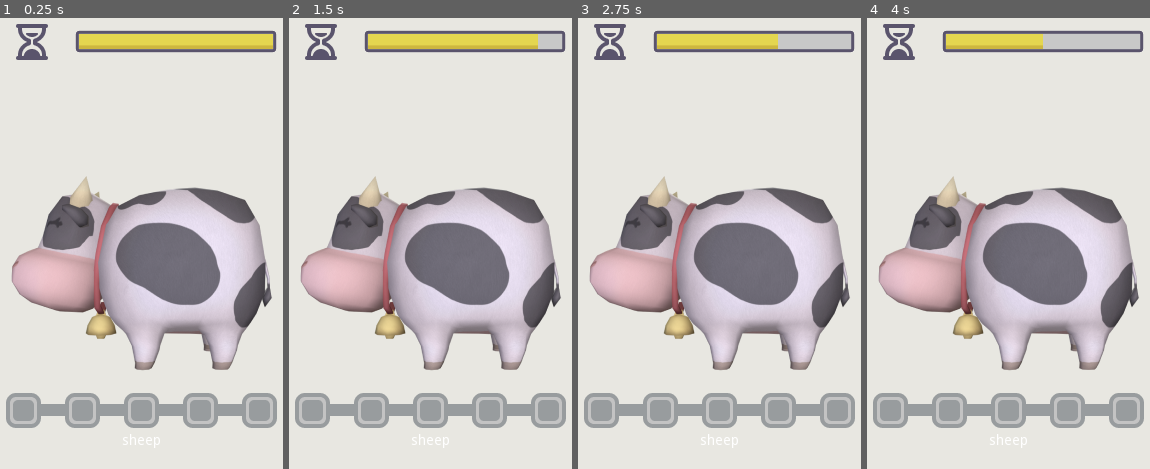
Above: before the commit, frames 1-4 (left to right).
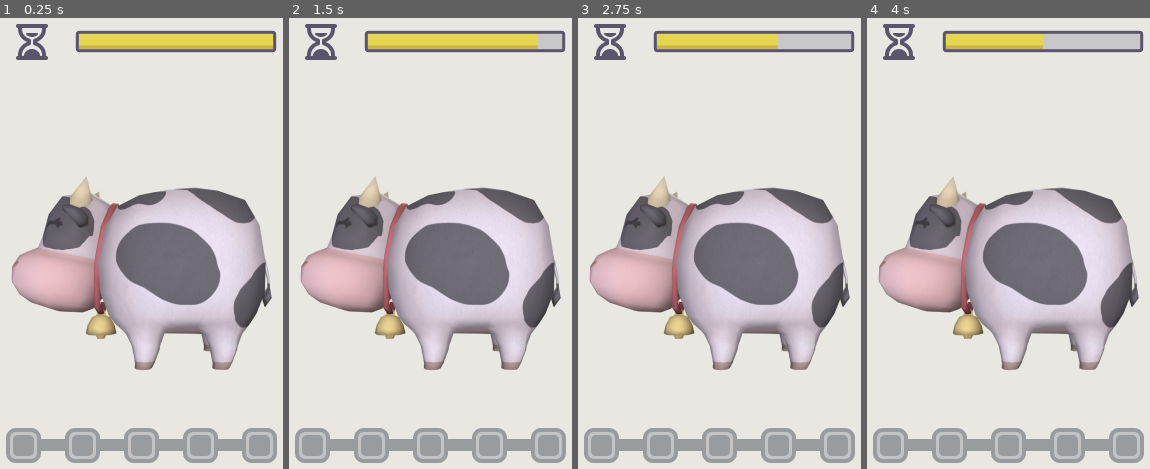
Above: after the commit, the same moments.

Repository: CTRLRLTY/Sorbet
Game: Godot game, scene res://Scenes/ObjectNaming/ObjectNaming.tscn
The game is run twice, just before and just after one commit, with the same random seed, the same clock (stepped at 60 frames per second) and the same inputs. This scene is started directly instead of the project's main scene.
Inputs:
- Up to frame 1 (0.25 s): no input
- Up to frame 2 (1.5 s): tap Enter at 0.5 s; tap Space at 1.25 s
- Up to frame 3 (2.75 s): tap Enter at 2 s
- Up to frame 4 (4 s): tap Space at 2.75 s; tap Enter at 3.5 s

The runs differ from the first frame. In frame 1, 11% of the frame differs, in the area x 2-98%, y 83-99%; in frame 2, 11%; in frame 3, 11%; in frame 4, 11%.

Commit message:
Reposition milestone to be a bit farther from ObjectRect

Diff:
--- a/Scenes/ObjectNaming/ObjectNaming.tscn
+++ b/Scenes/ObjectNaming/ObjectNaming.tscn
@@ -232,9 +232,9 @@
 valign = 1
 
 [node name="Milestone" type="CenterContainer" parent="."]
-margin_top = 406.0
+margin_top = 441.0
 margin_right = 360.0
-margin_bottom = 446.0
+margin_bottom = 481.0
 script = ExtResource( 12 )
 
 [node name="HBox" type="HBoxContainer" parent="Milestone"]
